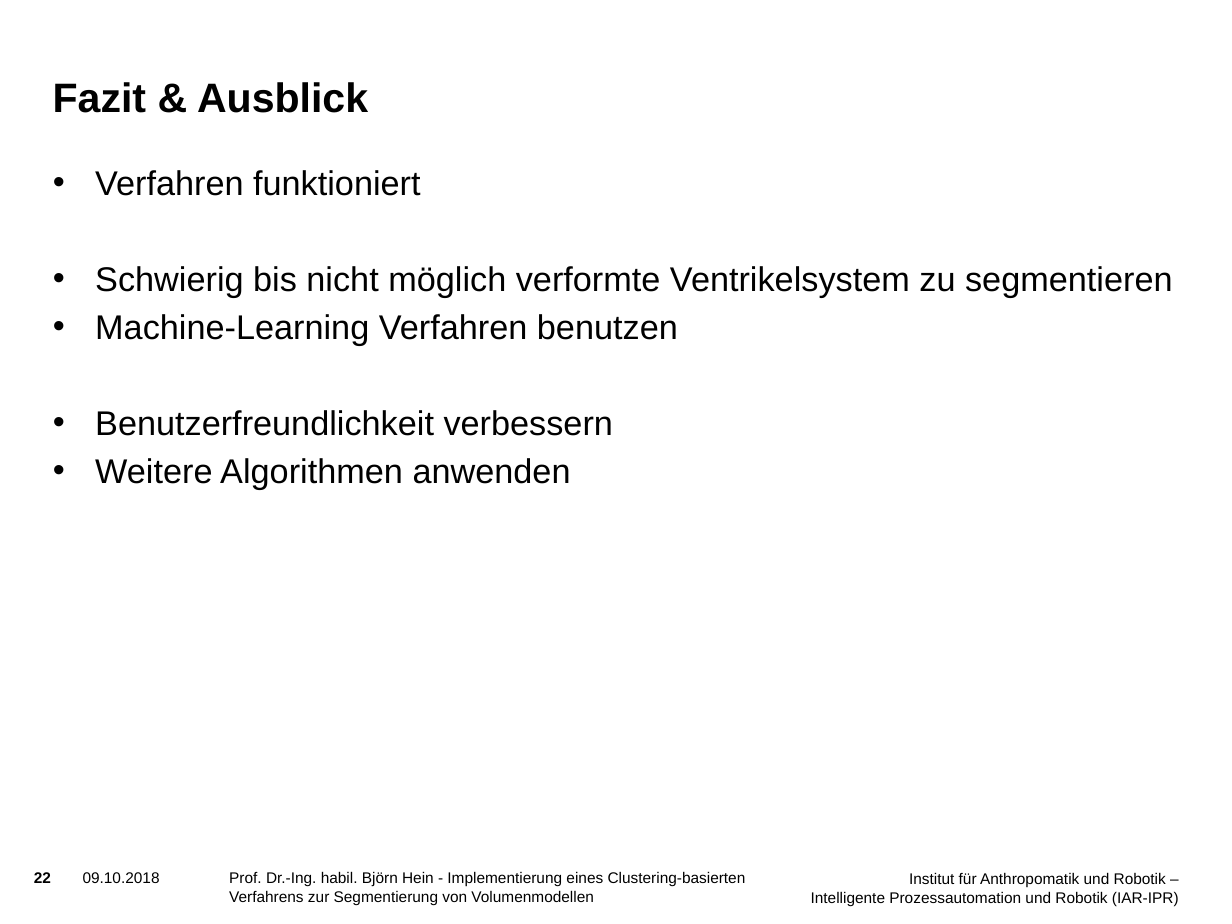
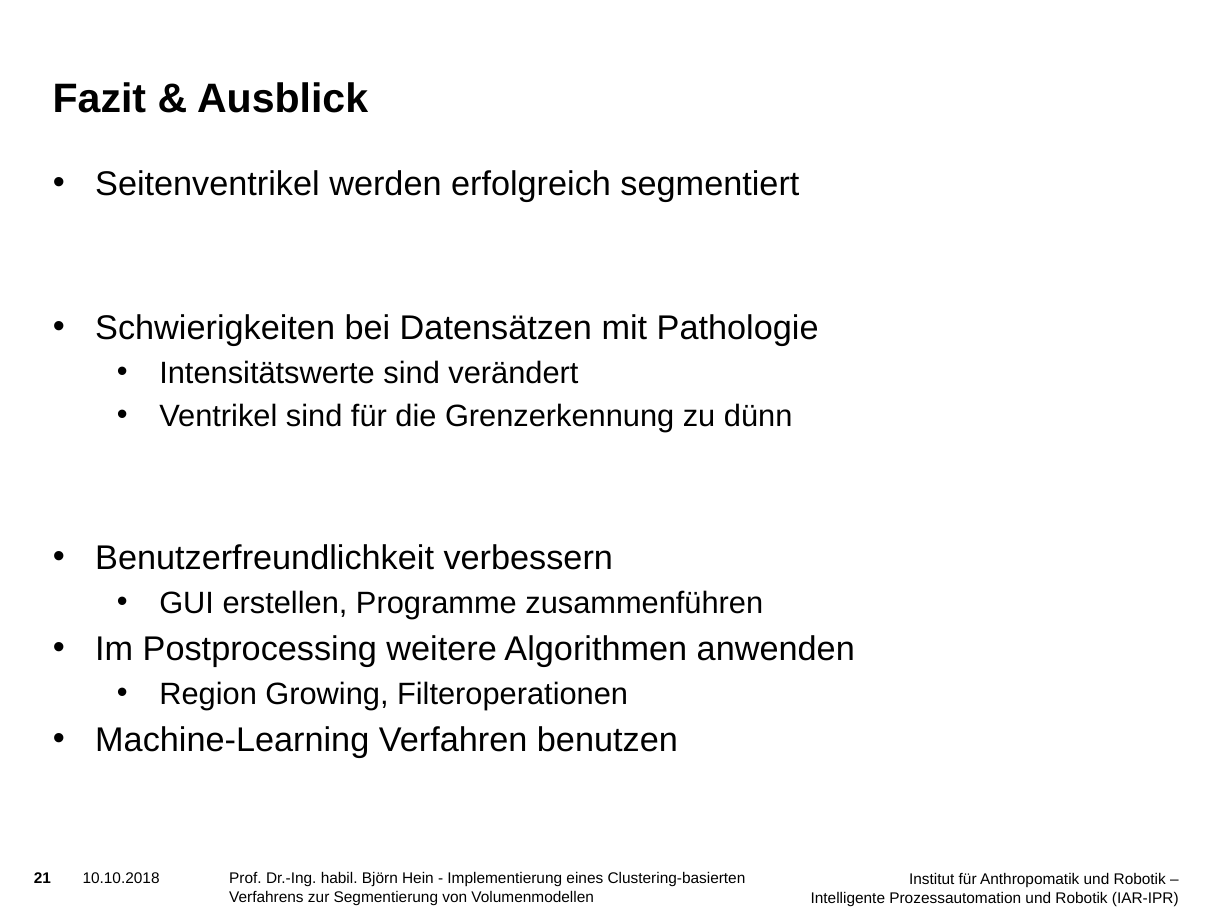
Before and after one commit to SchiriSchaf/Bachelorarbeit, a slide deck: slide 21 of Vortrag/Präsentation.pptx (slide 22 before the commit). Drawn at 1232x924 pixels with LibreOffice and Linux fonts; fonts in the diff are those of the drawing; background and template pictures are left out. Boxes give left, top, right and bottom in pixels: in the first picture for what was removed or moved away, otherwise in the second. Text is boxed around its words. In the diff, an @@ line names an element or a change of style, - is before the commit and + after.

```diff
--- a/Vortrag/Präsentation.pptx
+++ b/Vortrag/Präsentation.pptx
@@ text at (95,170,855,709): text changed @@
-• Verfahren funktioniert
-• Schwierig bis nicht möglich verformte Ventrikelsystem zu segmentieren
+• Seitenventrikel werden erfolgreich segmentiert
+• Schwierigkeiten bei Datensätzen mit Pathologie
+  • Intensitätswerte sind verändert
+  • Ventrikel sind für die Grenzerkennung zu dünn
+• Benutzerfreundlichkeit verbessern
+  • GUI erstellen, Programme zusammenführen
+• Im Postprocessing weitere Algorithmen anwenden
+  • Region Growing, Filteroperationen
@@ text at (95,410,613,489): paragraphs removed @@
-• Benutzerfreundlichkeit verbessern
-• Weitere Algorithmen anwenden
@@ page number at (34,872,51,883): text changed @@
-22
+21
@@ text at (83,872,160,883): text changed @@
-09.10.2018
+10.10.2018
```
Also in this commit, not shown: 22 other slides changed.
